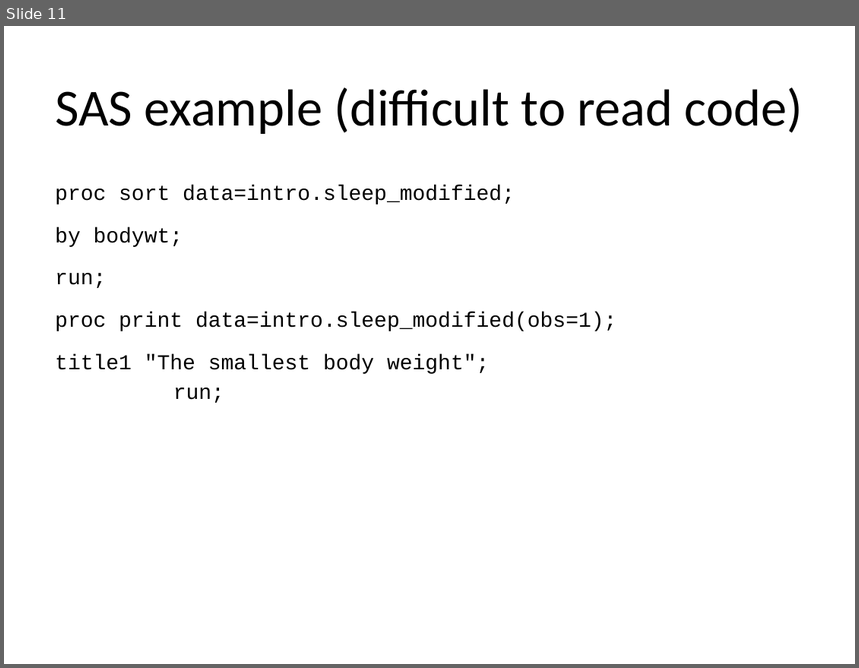
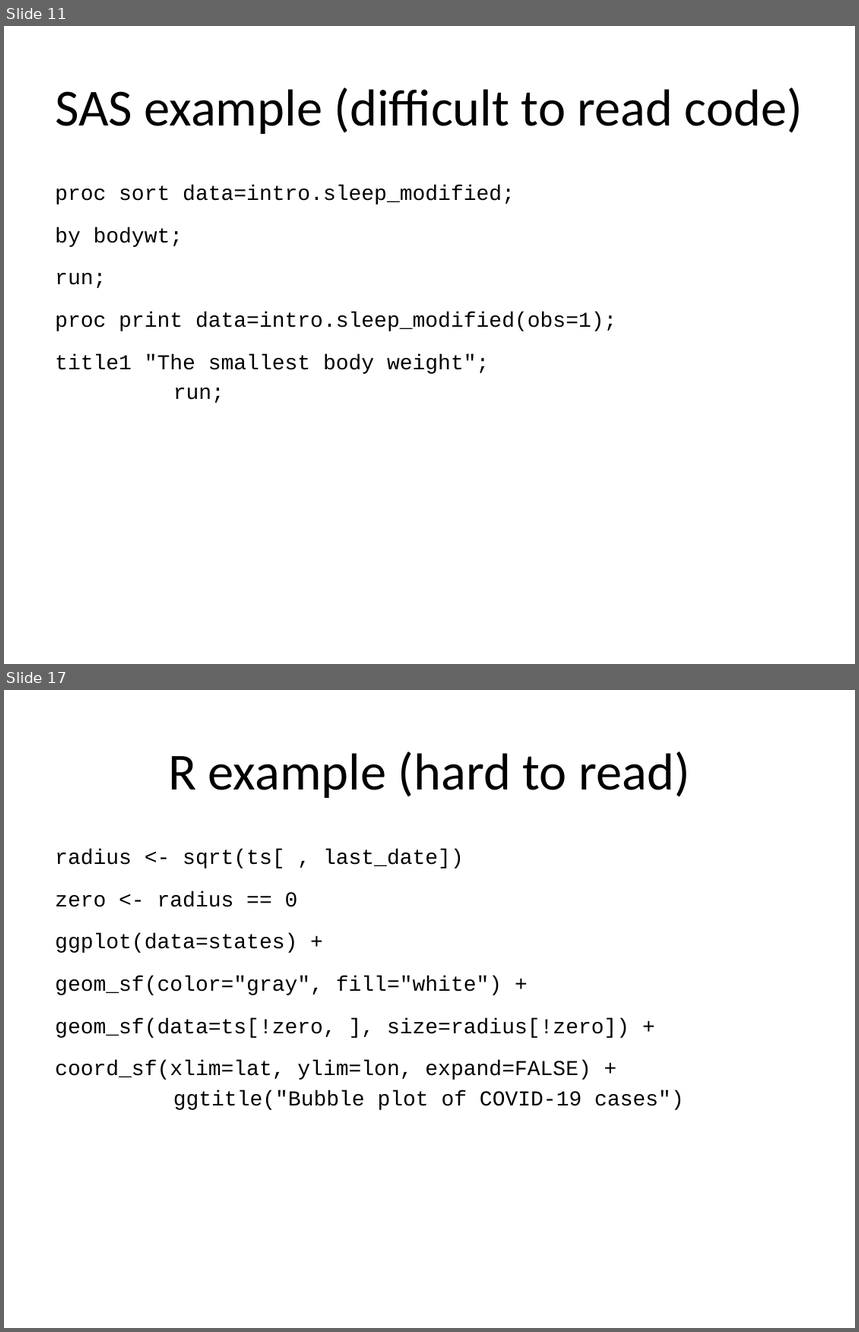
Before and after one commit to pmean/classes, a slide deck: software-engineering/results/programming-expectations.pptx. Shown one above the other, each under a label of ours: slide 11 before the commit, slides 11 and 17 after it; the slides between them are not shown. The pictures are 859x668 and 859x1332 pixels, drawn with LibreOffice and Linux fonts; fonts in the diff are those of the drawing. Boxes give left, top, right and bottom in pixels: in the first picture for what was removed or moved away, otherwise in the second. Text is boxed around its words. In the diff, an @@ line names an element or a change of style, - is before the commit and + after.

```diff
--- a/software-engineering/results/programming-expectations.pptx
+++ b/software-engineering/results/programming-expectations.pptx
@@ slide 17 added at [4, 690, 855, 1328], background #FFFFFF @@
@@ title added at [168, 752, 690, 798], 44 pt, text #000000 @@
+R example (hard to read)
@@ text added at [55, 849, 684, 1110], 18 pt, text #000000 @@
+radius <- sqrt(ts[ , last_date])
+zero <- radius == 0
+ggplot(data=states) +
+geom_sf(color="gray", fill="white") +
+geom_sf(data=ts[!zero, ], size=radius[!zero]) +
+coord_sf(xlim=lat, ylim=lon, expand=FALSE) +
+ggtitle("Bubble plot of COVID-19 cases")
```
Also in this commit, not shown: 5 slides changed, 5 other slides added, 1 slide removed, 2 other files.
